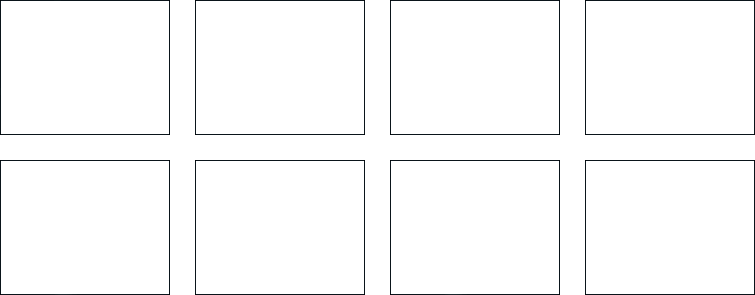
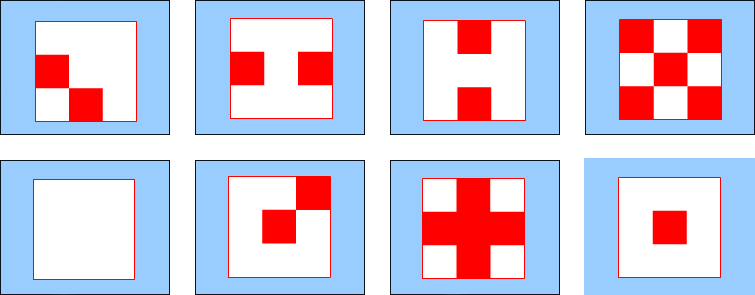
Layer changes from the first 755 × 295 image to the second:
added layer "Pasted Layer" above "ex7-palette.png" over [left=584, top=158, right=755, bottom=295]
painted on "ex7-palette.png" over [left=1, top=1, right=754, bottom=294]
